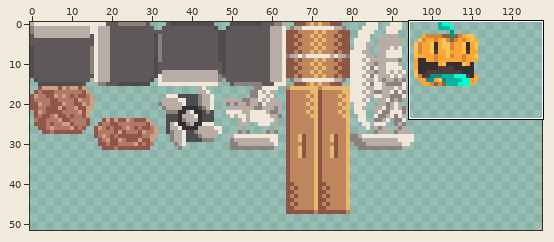
Two versions of one pixel-art file, Assets/Artwork/Misc/Entity Icon.ase. The picture above shows the old version from afar; the outline marks the close-up.
Close-up. First the earlier version:
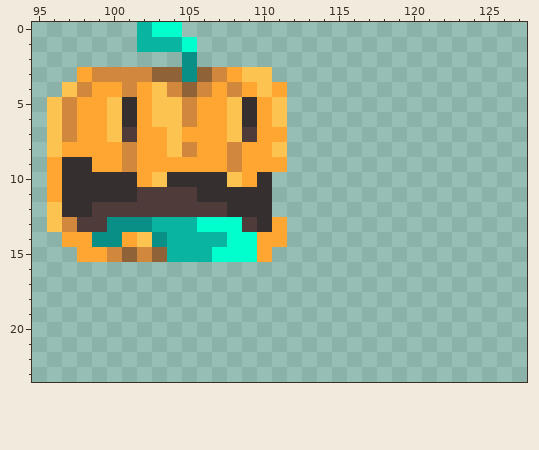
128x128 pixels, 1 frame. Colours within 5 levels of each other are drawn and written as one. Shown: x 95..127, y 0..23. The wide view leaves out empty margins.
After the commit:
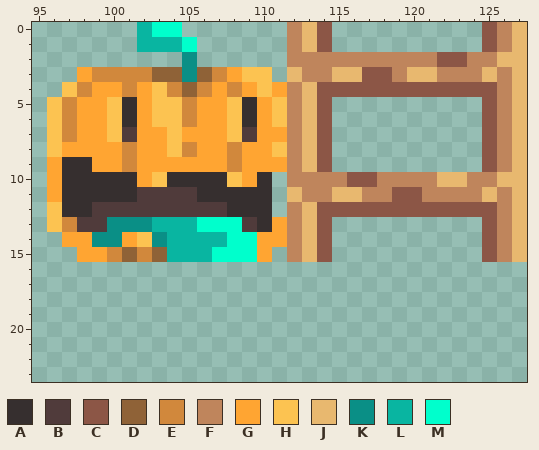
Palette (. is transparent): A #362f2f  B #503b3b  C #8c5646  D #8f6237  E #d1883c  F #bf855c  G #ffa532  H #fcc351  J #e8b86f  K #0a8f86  L #09b5a1  M #00ffcc
Changes in this commit:
y 0..1: x 112..114 ... -> FJC; x 125..127 ... -> CFJ
y 2: x 112..127 ................ -> FFFFFFFFFFCCFFJJ
y 3: x 112..127 ................ -> JFFJJCCFJJFFFJFJ
y 4: x 112..127 ................ -> FJCCCCCCCCCCCCFJ
y 5..9: x 112..114 ... -> FJC; x 125..127 ... -> CFJ
y 10: x 112..127 ................ -> FFFFCCFFFFJJFFJJ
y 11: x 112..127 ................ -> JFFJJFFCCFFFFJFJ
y 12: x 112..127 ................ -> FJCCCCCCCCCCCCFJ
y 13..15: x 112..114 ... -> FJC; x 125..127 ... -> CFJ
Boxes around the changes in both close-ups, in picture pixels (x1, y1, x2, y2):
added: (287, 22, 527, 262)
